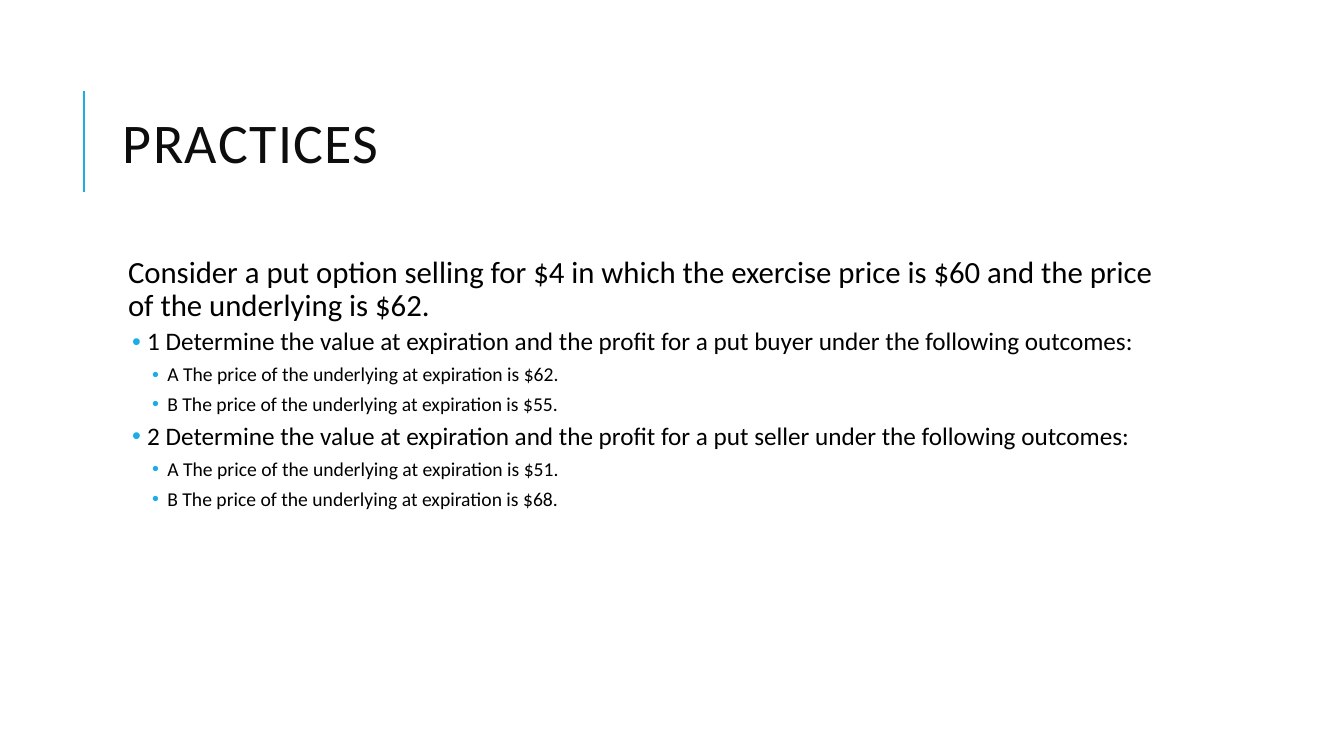
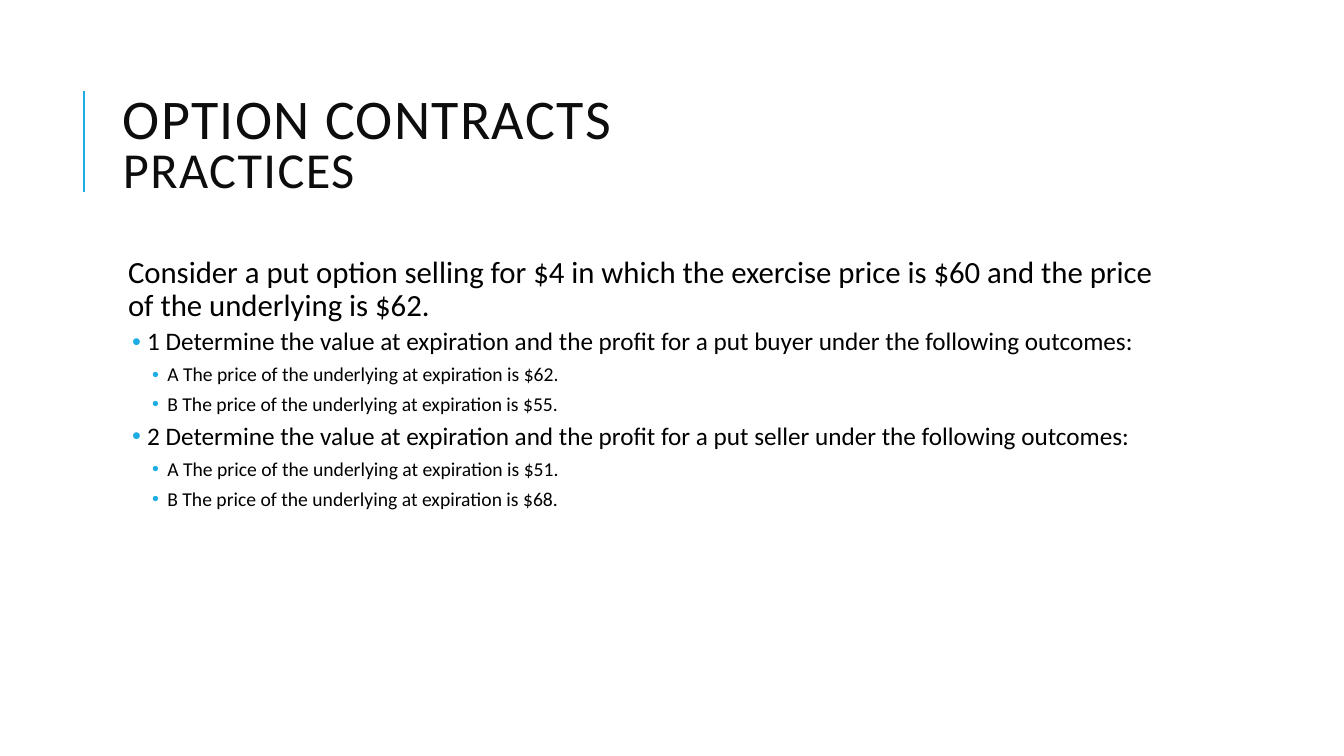
Before and after one commit to Isco0530/data, a slide deck: slide 36 of Derivatives.pptx. Drawn at 1344x756 pixels with LibreOffice and Linux fonts; fonts in the diff are those of the drawing. Boxes give left, top, right and bottom in pixels: in the first picture for what was removed or moved away, otherwise in the second. Text is boxed around its words. In the diff, an @@ line names an element or a change of style, - is before the commit and + after.

```diff
--- a/Derivatives.pptx
+++ b/Derivatives.pptx
@@ title at (123,102,611,189): text changed @@
-PRACTICES
+OPTION CONTRACTS
+PRACTICES
```
Also in this commit, not shown: 8 other slides changed.
